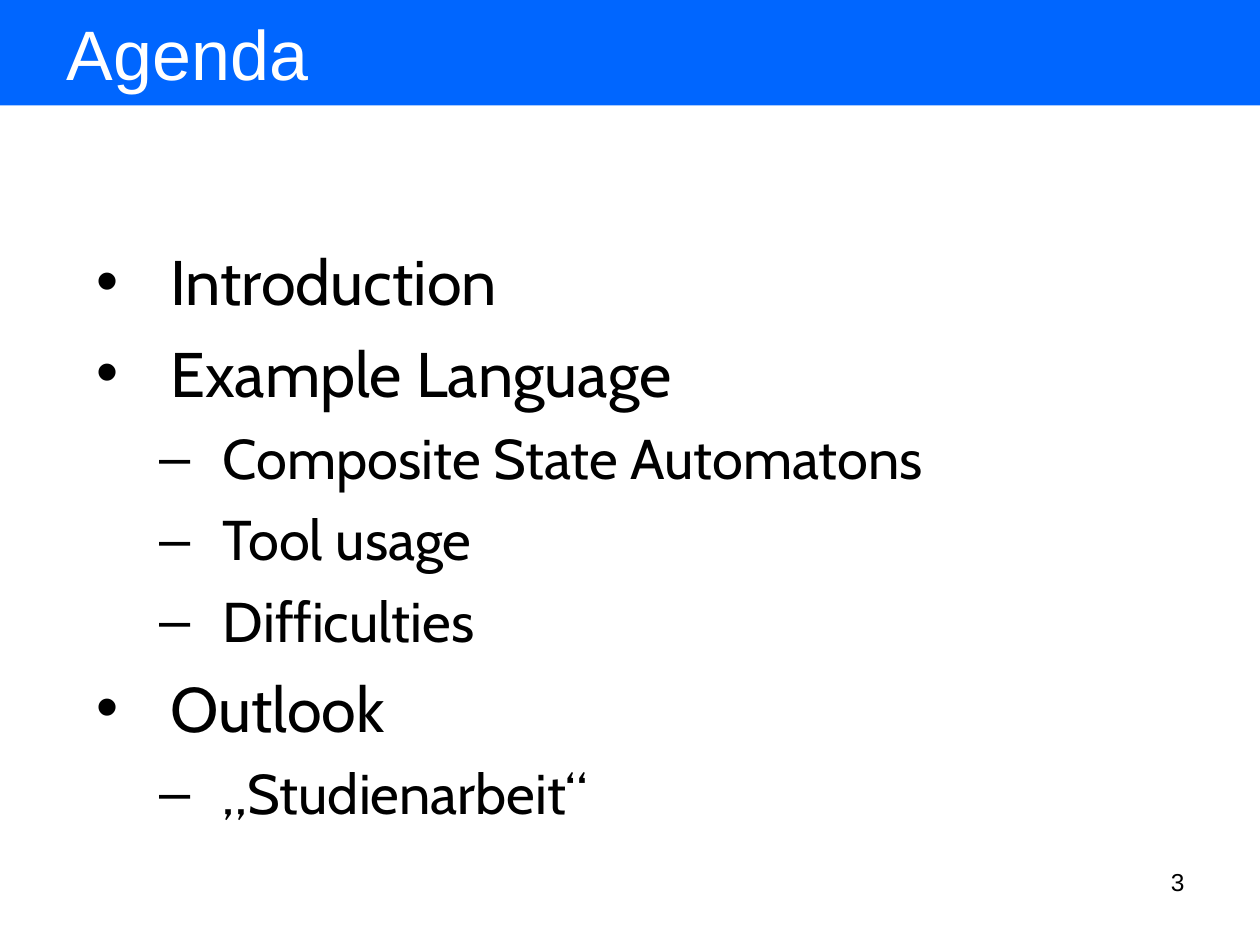
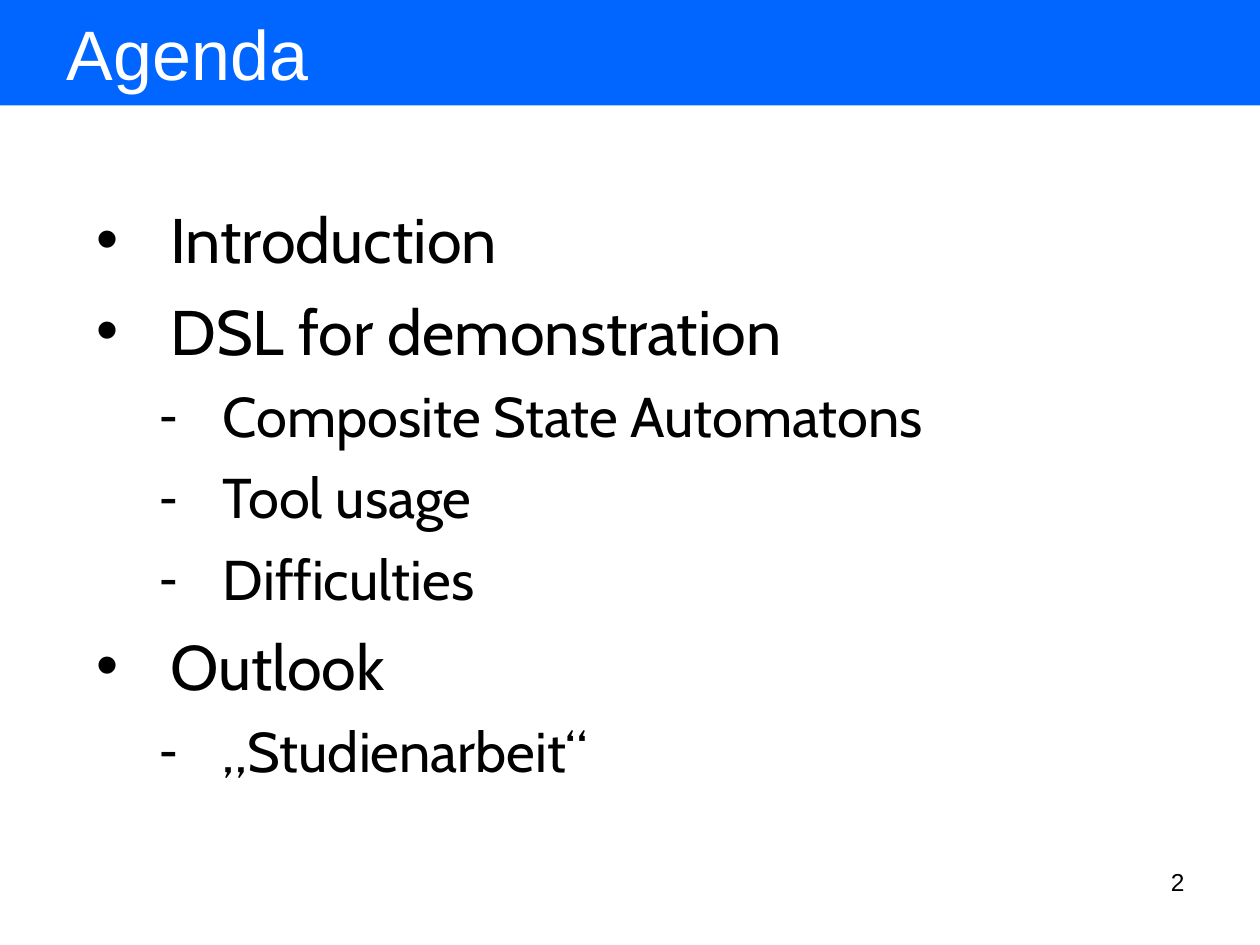
Before and after one commit to BackupTheBerlios/amof2-svn, a slide deck: slide 2 of trunk/hub.sam.stateautomaton/resources/presentation/using our tools for model driven language development.ppt (slide 3 before the commit). Drawn at 1260x945 pixels with LibreOffice and Linux fonts; fonts in the diff are those of the drawing. Boxes give left, top, right and bottom in pixels: in the first picture for what was removed or moved away, otherwise in the second. Text is boxed around its words. In the diff, an @@ line names an element or a change of style, - is before the commit and + after.

```diff
--- a/trunk/hub.sam.stateautomaton/resources/presentation/using our tools for model driven language development.ppt
+++ b/trunk/hub.sam.stateautomaton/resources/presentation/using our tools for model driven language development.ppt
@@ text at bbox=[170, 307, 781, 356]: text changed @@
-• Example Language
+• DSL for demonstration
@@ text at bbox=[223, 397, 923, 778]: bullet – to - @@
@@ page number at bbox=[1171, 874, 1185, 891]: text changed @@
-3
+2
```
Also in this commit, not shown: 6 other slides changed, 20 slides added, 7 slides removed, 1 other file.
